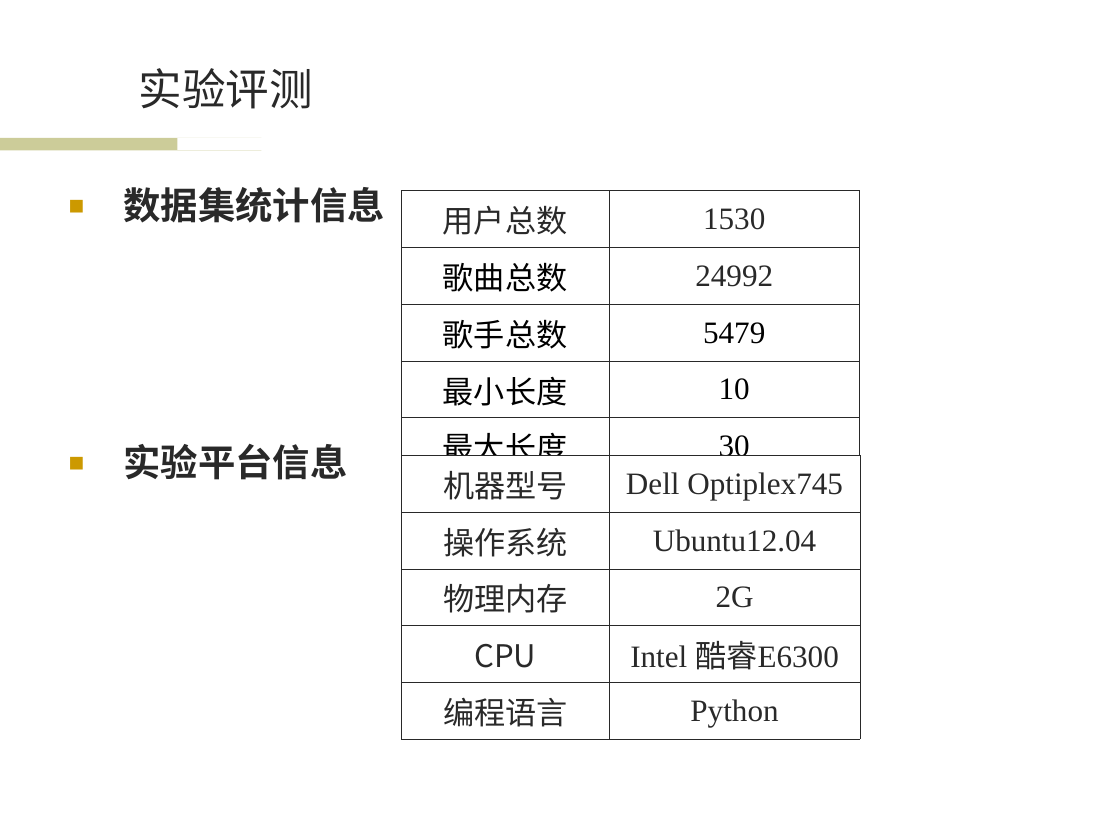
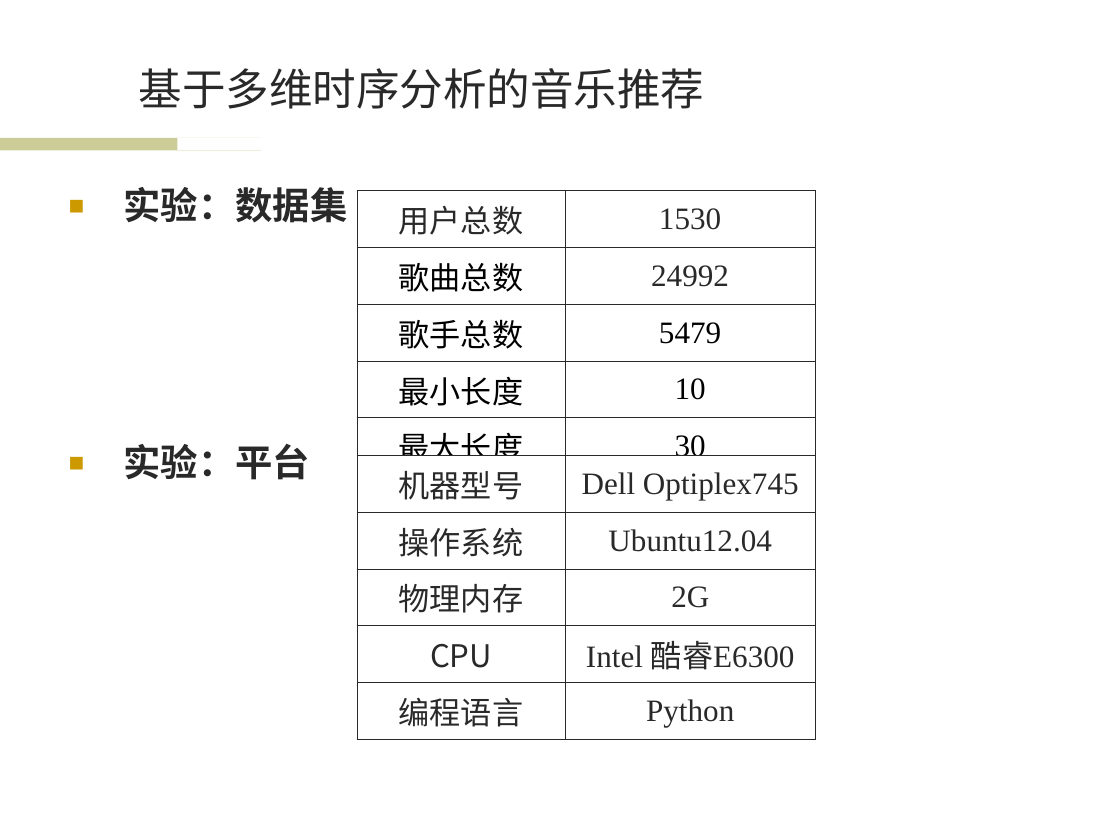
Before and after one commit to wwssttt/NJUThesis, a slide deck: slide 10 of ppt/一种基于时间序列分析的个性化音乐推荐系统及其实现.ppt (slide 12 before the commit). Drawn at 1120x840 pixels with LibreOffice and Linux fonts; fonts in the diff are those of the drawing; background and template pictures are left out. Boxes give left, top, right and bottom in pixels: in the first picture for what was removed or moved away, otherwise in the second. Text is boxed around its words. In the diff, an @@ line names an element or a change of style, - is before the commit and + after.

```diff
--- a/ppt/一种基于时间序列分析的个性化音乐推荐系统及其实现.ppt
+++ b/ppt/一种基于时间序列分析的个性化音乐推荐系统及其实现.ppt
@@ title at [139, 68, 704, 109]: text changed @@
-实验评测
+基于多维时序分析的音乐推荐
@@ text at [123, 187, 347, 480]: text changed @@
-■ 数据集统计信息
-■ 实验平台信息
+■ 实验：数据集
+■ 实验：平台
@@ table: place and size @@
-table at [401, 190, 859, 460]
+table at [357, 190, 815, 460]
@@ table: place and size @@
-table at [402, 456, 860, 731]
+table at [357, 456, 815, 731]
```
Also in this commit, not shown: 11 other slides changed, 1 slide added.
